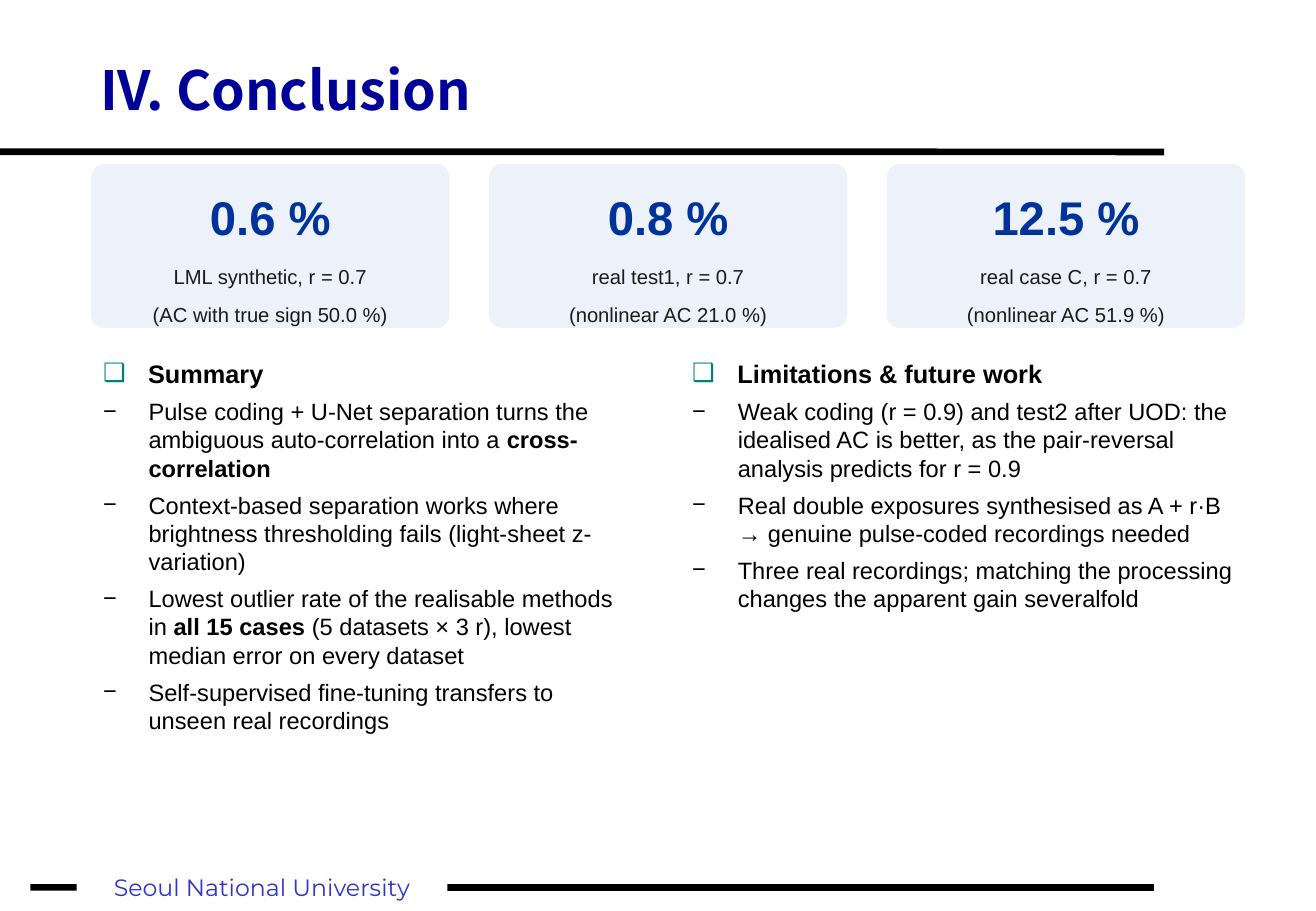
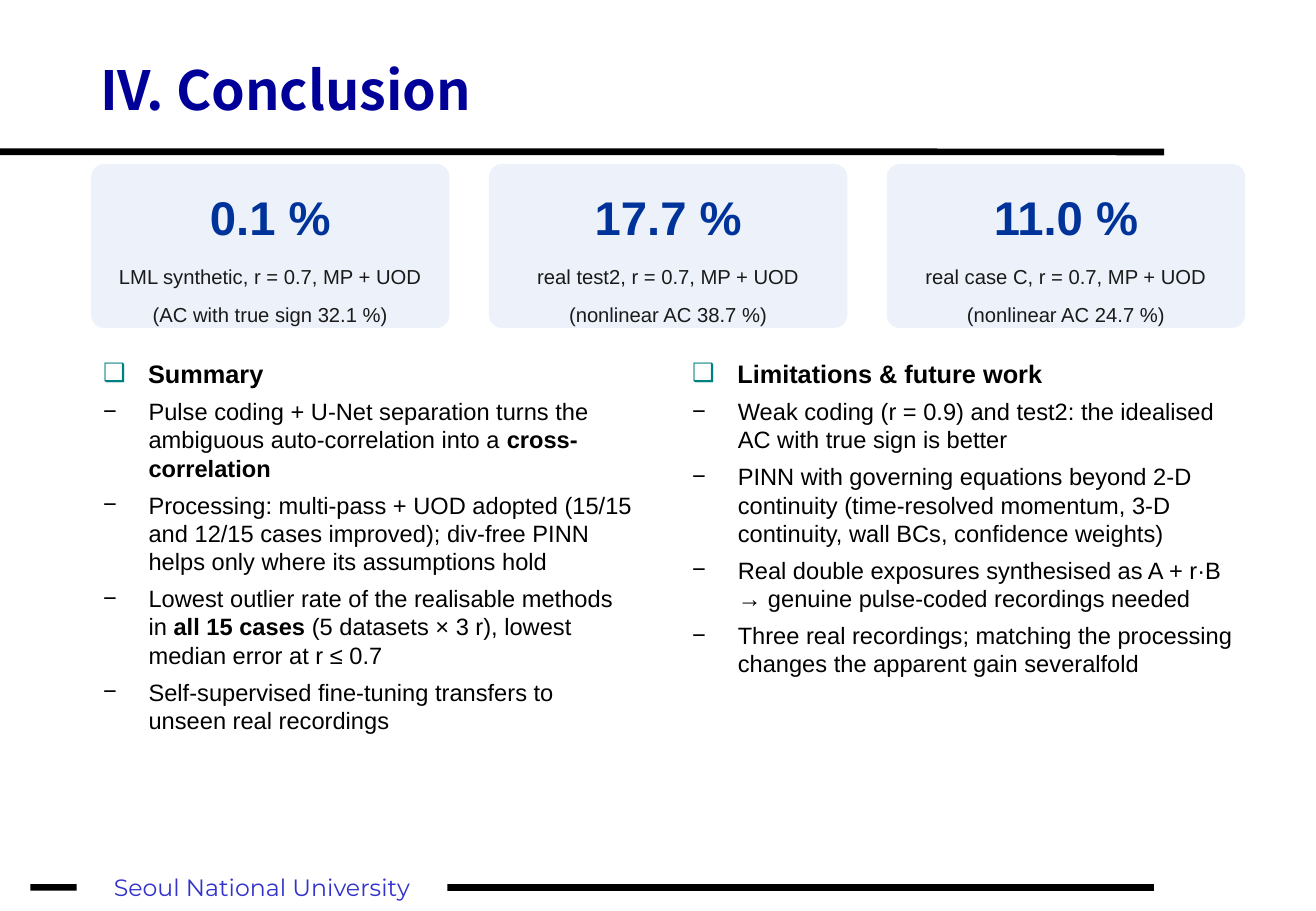
Before and after one commit to fosherrat/piv_termproject, a slide deck: slide 26 of presentation/PIV_term_project.pptx (slide 23 before the commit). Drawn at 1316x911 pixels with LibreOffice and Linux fonts; fonts in the diff are those of the drawing. Boxes give left, top, right and bottom in pixels: in the first picture for what was removed or moved away, otherwise in the second. Text is boxed around its words. In the diff, an @@ line names an element or a change of style, - is before the commit and + after.

```diff
--- a/presentation/PIV_term_project.pptx
+++ b/presentation/PIV_term_project.pptx
@@ text in rounded rectangle at box(119, 202, 421, 327): text changed @@
-0.6 %
-LML synthetic, r = 0.7
-(AC with true sign 50.0 %)
+0.1 %
+LML synthetic, r = 0.7, MP + UOD
+(AC with true sign 32.1 %)
@@ text in rounded rectangle at box(537, 202, 799, 327): text changed @@
-0.8 %
-real test1, r = 0.7
-(nonlinear AC 21.0 %)
+17.7 %
+real test2, r = 0.7, MP + UOD
+(nonlinear AC 38.7 %)
@@ text in rounded rectangle at box(925, 202, 1206, 327): text changed @@
-12.5 %
-real case C, r = 0.7
-(nonlinear AC 51.9 %)
+11.0 %
+real case C, r = 0.7, MP + UOD
+(nonlinear AC 24.7 %)
@@ text at box(738, 403, 1213, 547): text changed @@
-− Weak coding (r = 0.9) and test2 after UOD: the idealised AC is better, as the pair-reversal analysis predicts for r = 0.9
+− Weak coding (r = 0.9) and test2: the idealised AC with true sign is better
+− PINN with governing equations beyond 2-D continuity (time-resolved momentum, 3-D continuity, wall BCs, confidence weights)
@@ text at box(149, 497, 632, 665): text changed @@
-− Context-based separation works where brightness thresholding fails (light-sheet z-variation)
-− Lowest outlier rate of the realisable methods in all 15 cases (5 datasets × 3 r), lowest median error on every dataset
+− Processing: multi-pass + UOD adopted (15/15 and 12/15 cases improved); div-free PINN helps only where its assumptions hold
+− Lowest outlier rate of the realisable methods in all 15 cases (5 datasets × 3 r), lowest median error at r ≤ 0.7
```
Also in this commit, not shown: 10 other slides changed, 5 slides added, 2 slides removed, 8 other files.
